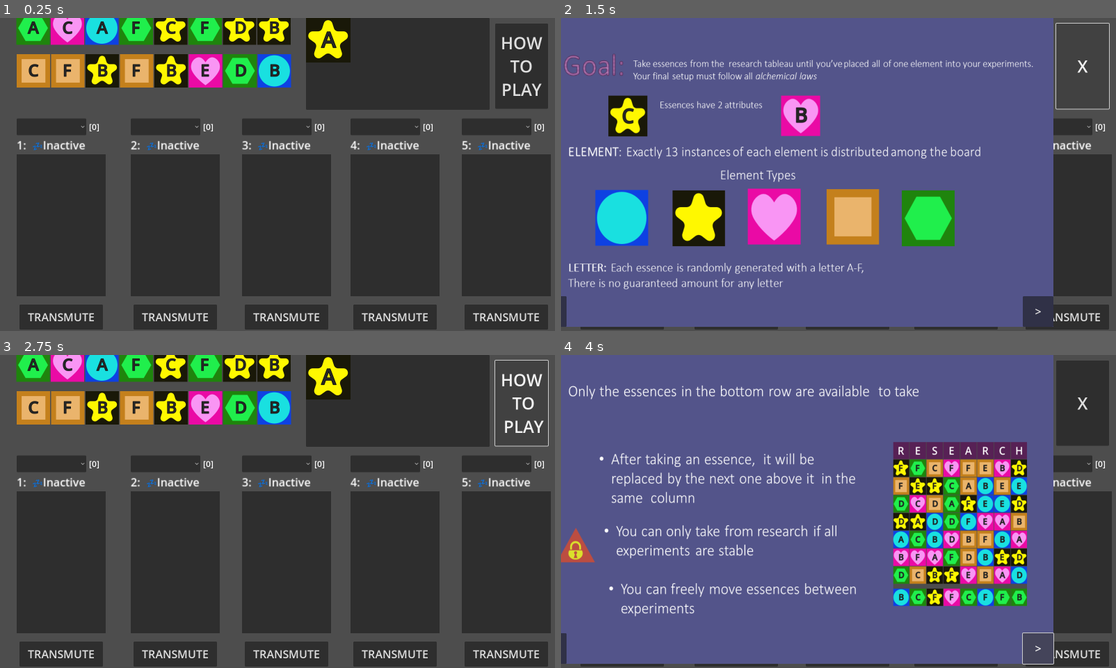
Above: before the commit, frames 1-4 (two rows, left to right).
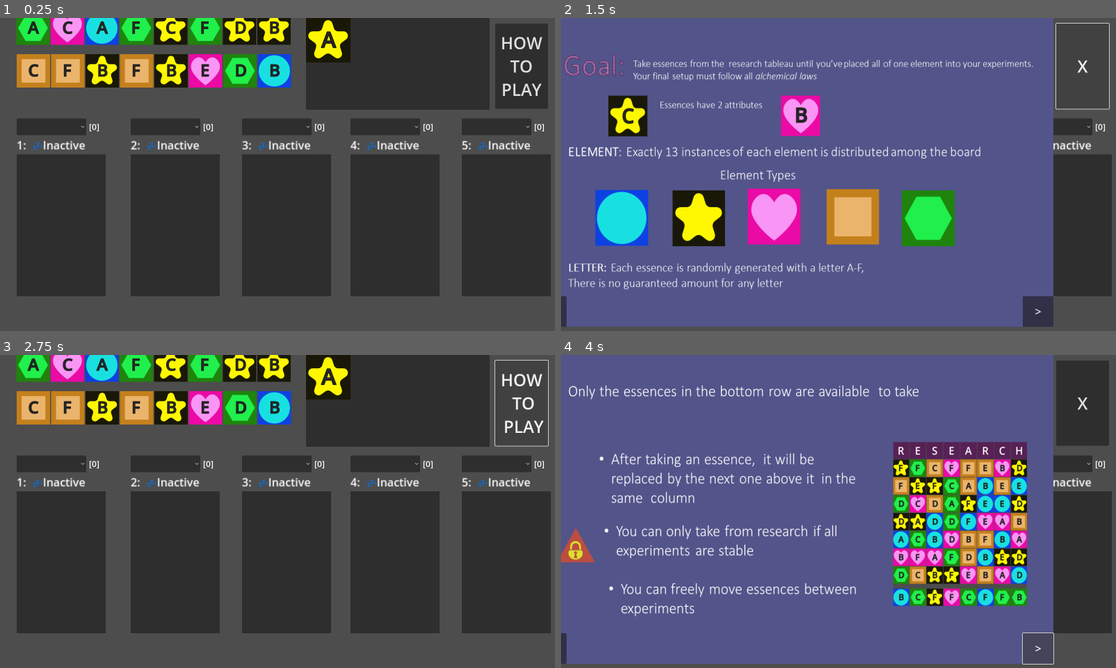
Above: after the commit, the same moments.

Repository: ninjacreeper47/Meriam-s-Trial
Game: Godot game, scene res://Levels/main.tscn
The game is run twice, just before and just after one commit, with the same random seed, the same clock (stepped at 60 frames per second) and the same inputs. Before the commit the project starts from res://main.tscn.
Inputs (mouse positions are in pixels of both pictures, inside the frame that each line leads up to):
- Up to frame 1 (0.25 s): no input
- Up to frame 2 (1.5 s): click (622, 318) at 0.5 s, where only the run before the commit has a clickable "TRANSMUTE"; click "HOW TO PLAY" at 1.25 s
- Up to frame 3 (2.75 s): click "X" at 2 s
- Up to frame 4 (4 s): click "HOW TO PLAY" at 2.75 s; click ">" at 3.5 s

The runs differ from the first frame. In frame 1, 5.9% of the frame differs, in the area x 3-99%, y 91-100%; in frame 2, 1.4%; in frame 3, 5.9%; in frame 4, 1.3%.

Commit message:
setup to start working on expert mode

Diff:
--- /dev/null
+++ b/Levels/expert_game.tscn
@@ -0,0 +1,230 @@
+[gd_scene load_steps=13 format=3 uid="uid://b22m8fv2tjqn6"]
+
+[ext_resource type="Script" path="res://screenshift.gd" id="1_oy18a"]
+[ext_resource type="PackedScene" uid="uid://xl4jsnrh5oll" path="res://research.tscn" id="2_2mxv5"]
+[ext_resource type="PackedScene" uid="uid://bq55k435edwi7" path="res://experiment_display.tscn" id="3_su3hc"]
+[ext_resource type="PackedScene" uid="uid://sd0cyqy52ykw" path="res://meta_status.tscn" id="4_nxo81"]
+[ext_resource type="PackedScene" uid="uid://bt0ytr2vo3k77" path="res://ingame_menu.tscn" id="5_d5ktv"]
+[ext_resource type="PackedScene" uid="uid://bydyuhkcwjusw" path="res://victory_progress_graph.tscn" id="6_lehdv"]
+[ext_resource type="Script" path="res://Storage.gd" id="7_lo5vi"]
+[ext_resource type="Script" path="res://TutorialButton.gd" id="8_cvqye"]
+[ext_resource type="Texture2D" uid="uid://bsh0bafsswi66" path="res://Assets/How to Play/Instructions/Slide1.PNG" id="9_8nqwn"]
+[ext_resource type="Script" path="res://howtoplay.gd" id="10_ejcph"]
+[ext_resource type="PackedScene" uid="uid://he48k77wuxff" path="res://victory_celebration.tscn" id="11_gw0lh"]
+
+[sub_resource type="LabelSettings" id="LabelSettings_tp21d"]
+font_size = 48
+
+[node name="Main" type="Node2D"]
+
+[node name="MyView" type="Camera2D" parent="."]
+position = Vector2(880, 450)
+script = ExtResource("1_oy18a")
+
+[node name="Game Screen" type="Control" parent="."]
+layout_mode = 3
+anchors_preset = 0
+offset_left = 880.0
+offset_top = 450.0
+offset_right = 920.0
+offset_bottom = 490.0
+
+[node name="Research" parent="Game Screen" instance=ExtResource("2_2mxv5")]
+offset_left = -880.0
+offset_top = -474.0
+offset_right = -840.0
+offset_bottom = -434.0
+
+[node name="ExperimentDisplay" parent="Game Screen" instance=ExtResource("3_su3hc")]
+offset_left = -752.0
+offset_top = -162.0
+offset_right = -496.0
+offset_bottom = 446.0
+
+[node name="ExperimentDisplay2" parent="Game Screen" instance=ExtResource("3_su3hc")]
+offset_left = -424.0
+offset_top = -162.0
+offset_right = -168.0
+offset_bottom = 446.0
+
+[node name="Experiment1" parent="Game Screen/ExperimentDisplay2/ExperimentBackground1" index="0"]
+ex_num = 2
+
+[node name="ExStatus" parent="Game Screen/ExperimentDisplay2" index="1"]
+text = "2:  💤Inactive "
+status_num = "2"
+
+[node name="ExperimentDisplay3" parent="Game Screen" instance=ExtResource("3_su3hc")]
+offset_left = -104.0
+offset_top = -162.0
+offset_right = 152.0
+offset_bottom = 446.0
+
+[node name="Experiment1" parent="Game Screen/ExperimentDisplay3/ExperimentBackground1" index="0"]
+ex_num = 3
+
+[node name="ExStatus" parent="Game Screen/ExperimentDisplay3" index="1"]
+text = "3:  💤Inactive "
+status_num = "3"
+
+[node name="ExperimentDisplay4" parent="Game Screen" instance=ExtResource("3_su3hc")]
+offset_left = 208.0
+offset_top = -162.0
+offset_right = 464.0
+offset_bottom = 446.0
+
+[node name="Experiment1" parent="Game Screen/ExperimentDisplay4/ExperimentBackground1" index="0"]
+ex_num = 4
+
+[node name="ExStatus" parent="Game Screen/ExperimentDisplay4" index="1"]
+text = "4:  💤Inactive "
+status_num = "4"
+
+[node name="ExperimentDisplay5" parent="Game Screen" instance=ExtResource("3_su3hc")]
+offset_left = 528.0
+offset_top = -162.0
+offset_right = 784.0
+offset_bottom = 446.0
+
+[node name="Experiment1" parent="Game Screen/ExperimentDisplay5/ExperimentBackground1" index="0"]
+ex_num = 5
+
+[node name="ExStatus" parent="Game Screen/ExperimentDisplay5" index="1"]
+text = "5:  💤Inactive "
+status_num = "5"
+
+[node name="Meta Status" parent="Game Screen" instance=ExtResource("4_nxo81")]
+layout_mode = 0
+offset_left = 88.0
+offset_top = -1050.0
+offset_right = 563.0
+offset_bottom = -882.0
+
+[node name="HelpContainer" type="TabContainer" parent="Game Screen"]
+layout_mode = 0
+offset_left = 80.0
+offset_top = -834.0
+offset_right = 648.0
+offset_bottom = -514.0
+
+[node name="Alchemic Laws" type="TextEdit" parent="Game Screen/HelpContainer"]
+layout_mode = 2
+theme_override_font_sizes/font_size = 20
+text = "1. Can not have an equal amount of the same attribute
+2. Can not have more of one attribute than
+ all the other attributes  of the same class combined
+
+Alchemic laws apply separately to elements,letters and
+experiment dice counts (if meta is active)
+-Only Active experiments are subject to alchemic laws
+-Experiments must have at least 3 dice to be active"
+editable = false
+context_menu_enabled = false
+shortcut_keys_enabled = false
+selecting_enabled = false
+deselect_on_focus_loss_enabled = false
+drag_and_drop_selection_enabled = false
+virtual_keyboard_enabled = false
+middle_mouse_paste_enabled = false
+
+[node name="Notes" type="TextEdit" parent="Game Screen/HelpContainer"]
+visible = false
+layout_mode = 2
+placeholder_text = "type anything you want here (does not persist between restarts)"
+drag_and_drop_selection_enabled = false
+
+[node name="Menu" parent="Game Screen/HelpContainer" instance=ExtResource("5_d5ktv")]
+visible = false
+layout_mode = 2
+
+[node name="Victory Progress" parent="Game Screen/HelpContainer" instance=ExtResource("6_lehdv")]
+visible = false
+layout_mode = 2
+
+[node name="StorageContainer" type="Control" parent="Game Screen"]
+layout_mode = 3
+anchors_preset = 0
+offset_left = -944.0
+offset_top = -490.0
+offset_right = -904.0
+offset_bottom = -450.0
+
+[node name="StorageBackground" type="PanelContainer" parent="Game Screen/StorageContainer"]
+layout_mode = 0
+offset_left = 1024.0
+offset_top = 40.0
+offset_right = 1552.0
+offset_bottom = 304.0
+
+[node name="Storage" type="GridContainer" parent="Game Screen/StorageContainer/StorageBackground"]
+layout_mode = 2
+columns = 4
+script = ExtResource("7_lo5vi")
+
+[node name="StorageLabel" type="Label" parent="Game Screen/StorageContainer"]
+layout_mode = 0
+offset_left = 1096.0
+offset_top = -32.0
+offset_right = 1333.0
+offset_bottom = 59.0
+text = "Storage"
+label_settings = SubResource("LabelSettings_tp21d")
+
+[node name="TutorialButton" type="Button" parent="Game Screen" node_paths=PackedStringArray("instructions")]
+layout_mode = 0
+offset_left = 624.0
+offset_top = -434.0
+offset_right = 776.0
+offset_bottom = -189.0
+theme_override_font_sizes/font_size = 48
+text = "HOW
+TO
+PLAY"
+script = ExtResource("8_cvqye")
+instructions = NodePath("../../Instructions")
+
+[node name="Instructions" type="Control" parent="."]
+visible = false
+layout_mode = 3
+anchors_preset = 0
+offset_right = 40.0
+offset_bottom = 40.0
+
+[node name="InstructionsDisplay" type="TextureRect" parent="Instructions"]
+layout_mode = 0
+offset_right = 1496.0
+offset_bottom = 888.0
+texture = ExtResource("9_8nqwn")
+expand_mode = 1
+script = ExtResource("10_ejcph")
+
+[node name="NextPage" type="Button" parent="Instructions/InstructionsDisplay"]
+layout_mode = 0
+offset_left = 1408.0
+offset_top = 800.0
+offset_right = 1496.0
+offset_bottom = 888.0
+theme_override_font_sizes/font_size = 32
+text = ">"
+
+[node name="PreviousPage" type="Button" parent="Instructions/InstructionsDisplay"]
+layout_mode = 0
+offset_left = 8.0
+offset_top = 800.0
+offset_right = 96.0
+offset_bottom = 888.0
+theme_override_font_sizes/font_size = 32
+text = "<"
+
+[node name="victorycelebration" parent="." instance=ExtResource("11_gw0lh")]
+visible = false
+position = Vector2(72, -48)
+
+[connection signal="pressed" from="Game Screen/TutorialButton" to="Game Screen/TutorialButton" method="_on_pressed"]
+[connection signal="pressed" from="Instructions/InstructionsDisplay/NextPage" to="Instructions/InstructionsDisplay" method="_next_page"]
+[connection signal="pressed" from="Instructions/InstructionsDisplay/PreviousPage" to="Instructions/InstructionsDisplay" method="_prev_page"]
+
+[editable path="Game Screen/ExperimentDisplay2"]
+[editable path="Game Screen/ExperimentDisplay3"]
+[editable path="Game Screen/ExperimentDisplay4"]
+[editable path="Game Screen/ExperimentDisplay5"]
--- a/main.tscn
+++ b/Levels/main.tscn
@@ -1,16 +1,11 @@
-[gd_scene load_steps=18 format=3 uid="uid://cvya4rcawkcxg"]
+[gd_scene load_steps=13 format=3 uid="uid://cvya4rcawkcxg"]
 
 [ext_resource type="Script" path="res://screenshift.gd" id="1_tdfog"]
 [ext_resource type="PackedScene" uid="uid://xl4jsnrh5oll" path="res://research.tscn" id="2_57rww"]
 [ext_resource type="PackedScene" uid="uid://bq55k435edwi7" path="res://experiment_display.tscn" id="3_wqano"]
 [ext_resource type="Script" path="res://Storage.gd" id="4_ky610"]
-[ext_resource type="Texture2D" uid="uid://dtwgdtcecjwxr" path="res://Assets/Water.svg" id="5_2g8eu"]
-[ext_resource type="Texture2D" uid="uid://c3ev2fwar7q8r" path="res://Assets/Metal.svg" id="5_g43vu"]
-[ext_resource type="Script" path="res://ProgressBars.gd" id="5_uedx0"]
-[ext_resource type="Texture2D" uid="uid://ckmghjoqor5x7" path="res://Assets/Plant.svg" id="6_iq6j7"]
+[ext_resource type="PackedScene" uid="uid://bydyuhkcwjusw" path="res://victory_progress_graph.tscn" id="6_lf7hv"]
 [ext_resource type="PackedScene" uid="uid://sd0cyqy52ykw" path="res://meta_status.tscn" id="6_qwf21"]
-[ext_resource type="Texture2D" uid="uid://p3thchowpw5y" path="res://Assets/Star.svg" id="7_mbdti"]
-[ext_resource type="Texture2D" uid="uid://bkw4b4xi8osu5" path="res://Assets/Friendship.svg" id="9_t62h7"]
 [ext_resource type="PackedScene" uid="uid://bt0ytr2vo3k77" path="res://ingame_menu.tscn" id="11_cjw6x"]
 [ext_resource type="Script" path="res://TutorialButton.gd" id="13_uul6k"]
 [ext_resource type="Texture2D" uid="uid://bsh0bafsswi66" path="res://Assets/How to Play/Instructions/Slide1.PNG" id="14_nqlfj"]
@@ -138,136 +133,9 @@
 placeholder_text = "type anything you want here (does not persist between restarts)"
 drag_and_drop_selection_enabled = false
 
-[node name="Victory Progress" type="Panel" parent="Game Screen/HelpContainer"]
-visible = false
-layout_mode = 2
-
-[node name="ProgressBars" type="VBoxContainer" parent="Game Screen/HelpContainer/Victory Progress"]
-layout_mode = 0
-offset_left = 16.0
-offset_top = 97.0
-offset_right = 560.0
-offset_bottom = 313.0
-script = ExtResource("5_uedx0")
-
-[node name="MetalProgress" type="Control" parent="Game Screen/HelpContainer/Victory Progress/ProgressBars"]
-custom_minimum_size = Vector2(0, 40)
-layout_mode = 2
-
-[node name="ProgressBar" type="ProgressBar" parent="Game Screen/HelpContainer/Victory Progress/ProgressBars/MetalProgress"]
-custom_minimum_size = Vector2(0, 40)
-layout_mode = 2
-offset_left = 56.0
-offset_top = -31.0
-offset_right = 544.0
-offset_bottom = -4.0
-max_value = 16.0
-step = 1.0
-
-[node name="TextureRect" type="TextureRect" parent="Game Screen/HelpContainer/Victory Progress/ProgressBars/MetalProgress"]
-layout_mode = 0
-offset_top = -32.0
-offset_right = 40.0
-offset_bottom = 8.0
-texture = ExtResource("5_g43vu")
-expand_mode = 1
-
-[node name="PlantProgress" type="Control" parent="Game Screen/HelpContainer/Victory Progress/ProgressBars"]
-custom_minimum_size = Vector2(0, 40)
-layout_mode = 2
-
-[node name="ProgressBar" type="ProgressBar" parent="Game Screen/HelpContainer/Victory Progress/ProgressBars/PlantProgress"]
-custom_minimum_size = Vector2(0, 40)
-layout_mode = 2
-offset_left = 56.0
-offset_top = -31.0
-offset_right = 544.0
-offset_bottom = -4.0
-max_value = 16.0
-step = 1.0
-
-[node name="TextureRect" type="TextureRect" parent="Game Screen/HelpContainer/Victory Progress/ProgressBars/PlantProgress"]
-layout_mode = 0
-offset_top = -32.0
-offset_right = 40.0
-offset_bottom = 8.0
-texture = ExtResource("6_iq6j7")
-expand_mode = 1
-
-[node name="StarProgress" type="Control" parent="Game Screen/HelpContainer/Victory Progress/ProgressBars"]
-custom_minimum_size = Vector2(0, 40)
-layout_mode = 2
-
-[node name="ProgressBar" type="ProgressBar" parent="Game Screen/HelpContainer/Victory Progress/ProgressBars/StarProgress"]
-custom_minimum_size = Vector2(0, 40)
-layout_mode = 2
-offset_left = 56.0
-offset_top = -31.0
-offset_right = 544.0
-offset_bottom = -4.0
-max_value = 16.0
-step = 1.0
-
-[node name="TextureRect" type="TextureRect" parent="Game Screen/HelpContainer/Victory Progress/ProgressBars/StarProgress"]
-layout_mode = 0
-offset_top = -32.0
-offset_right = 40.0
-offset_bottom = 8.0
-texture = ExtResource("7_mbdti")
-expand_mode = 1
-
-[node name="WaterProgress" type="Control" parent="Game Screen/HelpContainer/Victory Progress/ProgressBars"]
-custom_minimum_size = Vector2(0, 40)
-layout_mode = 2
-
-[node name="ProgressBar" type="ProgressBar" parent="Game Screen/HelpContainer/Victory Progress/ProgressBars/WaterProgress"]
-custom_minimum_size = Vector2(0, 40)
-layout_mode = 2
-offset_left = 56.0
-offset_top = -31.0
-offset_right = 544.0
-offset_bottom = -4.0
-max_value = 16.0
-step = 1.0
-
-[node name="TextureRect" type="TextureRect" parent="Game Screen/HelpContainer/Victory Progress/ProgressBars/WaterProgress"]
-layout_mode = 0
-offset_top = -32.0
-offset_right = 40.0
-offset_bottom = 8.0
-texture = ExtResource("5_2g8eu")
-expand_mode = 1
-
-[node name="FriendshipProgress" type="Control" parent="Game Screen/HelpContainer/Victory Progress/ProgressBars"]
-custom_minimum_size = Vector2(0, 40)
-layout_mode = 2
-
-[node name="ProgressBar" type="ProgressBar" parent="Game Screen/HelpContainer/Victory Progress/ProgressBars/FriendshipProgress"]
-custom_minimum_size = Vector2(0, 40)
-layout_mode = 2
-offset_left = 56.0
-offset_top = -31.0
-offset_right = 544.0
-offset_bottom = -4.0
-max_value = 16.0
-step = 1.0
-
-[node name="TextureRect" type="TextureRect" parent="Game Screen/HelpContainer/Victory Progress/ProgressBars/FriendshipProgress"]
-layout_mode = 0
-offset_top = -32.0
-offset_right = 40.0
-offset_bottom = 8.0
-texture = ExtResource("9_t62h7")
-expand_mode = 1
-
-[node name="VictoryRulesReminder" type="Label" parent="Game Screen/HelpContainer/Victory Progress"]
-layout_mode = 0
-offset_left = 24.0
-offset_top = 1.0
-offset_right = 552.0
-offset_bottom = 57.0
-text = "1.All experiments must be stable
-2. Your experiments must contain all 13 of any ONE element"
+[node name="Victory Progress" parent="Game Screen/HelpContainer" instance=ExtResource("6_lf7hv")]
+visible = false
+layout_mode = 2
 
 [node name="Menu" parent="Game Screen/HelpContainer" instance=ExtResource("11_cjw6x")]
 visible = false
--- a/alchemy.gd
+++ b/alchemy.gd
@@ -15,6 +15,9 @@
 var game_playing = true
 var queue_reset = false
 var forced_meta_threshold = 20
+
+#this should be set to true when the expert scene loads
+var expert_difficulty = false
 signal meta_breached
 signal game_won
 signal meta_counters_updated
@@ -30,7 +33,10 @@
 		essence_goals[goal] = 0
 	#essence_goals.clear()
 	get_tree().unload_current_scene()
-	get_tree().change_scene_to_file("res://main.tscn")
+	if (expert_difficulty):
+		get_tree().change_scene_to_file("res://Levels/expert_game.tscn")
+	else:
+		get_tree().change_scene_to_file("res://Levels/main.tscn")
 	queue_reset = false
 	#$Research.get_child(0)._spawn_balanced()
 # Called when the node enters the scene tree for the first time.
--- a/experiment_display.tscn
+++ b/experiment_display.tscn
@@ -53,37 +53,9 @@
 theme_override_font_sizes/font_size = 24
 text = "[0]"
 
-[node name="TransmuteButton" type="Button" parent="."]
-layout_mode = 0
-offset_left = 8.0
-offset_top = 536.0
-offset_right = 248.0
-offset_bottom = 608.0
-theme_override_font_sizes/font_size = 32
-text = "TRANSMUTE"
-
-[node name="ElementTransToggle" type="CheckButton" parent="."]
-layout_mode = 0
-offset_left = 16.0
-offset_top = 608.0
-offset_right = 128.0
-offset_bottom = 639.0
-text = "Element"
-
-[node name="LetterTransToggle" type="CheckButton" parent="."]
-layout_mode = 0
-offset_left = 136.0
-offset_top = 608.0
-offset_right = 232.0
-offset_bottom = 639.0
-text = "Letter"
-
 [connection signal="activated" from="ExperimentBackground1/Experiment1" to="ExStatus" method="_on_activated"]
 [connection signal="inactive" from="ExperimentBackground1/Experiment1" to="ExStatus" method="_on_inactive"]
 [connection signal="kudu_breached" from="ExperimentBackground1/Experiment1" to="ExStatus" method="_on_kudu_breached"]
 [connection signal="qluix_breached" from="ExperimentBackground1/Experiment1" to="ExStatus" method="_on_qluix_breached"]
 [connection signal="stabilized" from="ExperimentBackground1/Experiment1" to="ExStatus" method="_on_stablized"]
 [connection signal="item_selected" from="SortChoice" to="ExperimentBackground1/Experiment1" method="_on_sort_choice_item_selected"]
-[connection signal="pressed" from="TransmuteButton" to="ExperimentBackground1/Experiment1" method="_transmute"]
-[connection signal="pressed" from="ElementTransToggle" to="ExperimentBackground1/Experiment1" method="_on_type_trans_toggle"]
-[connection signal="pressed" from="LetterTransToggle" to="ExperimentBackground1/Experiment1" method="_on_value_trans_toggle"]
--- a/project.godot
+++ b/project.godot
@@ -11,7 +11,7 @@
 [application]
 
 config/name="Meriam's Trial"
-run/main_scene="res://main.tscn"
+run/main_scene="res://Levels/main.tscn"
 config/features=PackedStringArray("4.1", "GL Compatibility")
 config/icon="res://icon.svg"
 
--- /dev/null
+++ b/victory_progress_graph.tscn
@@ -0,0 +1,137 @@
+[gd_scene load_steps=7 format=3 uid="uid://bydyuhkcwjusw"]
+
+[ext_resource type="Script" path="res://ProgressBars.gd" id="1_6vktx"]
+[ext_resource type="Texture2D" uid="uid://c3ev2fwar7q8r" path="res://Assets/Metal.svg" id="2_0p825"]
+[ext_resource type="Texture2D" uid="uid://ckmghjoqor5x7" path="res://Assets/Plant.svg" id="3_375vm"]
+[ext_resource type="Texture2D" uid="uid://p3thchowpw5y" path="res://Assets/Star.svg" id="4_pttvc"]
+[ext_resource type="Texture2D" uid="uid://dtwgdtcecjwxr" path="res://Assets/Water.svg" id="5_y6f6k"]
+[ext_resource type="Texture2D" uid="uid://bkw4b4xi8osu5" path="res://Assets/Friendship.svg" id="6_u545v"]
+
+[node name="Victory Progress" type="Panel"]
+
+[node name="ProgressBars" type="VBoxContainer" parent="."]
+layout_mode = 0
+offset_left = 16.0
+offset_top = 97.0
+offset_right = 560.0
+offset_bottom = 313.0
+script = ExtResource("1_6vktx")
+
+[node name="MetalProgress" type="Control" parent="ProgressBars"]
+custom_minimum_size = Vector2(0, 40)
+layout_mode = 2
+
+[node name="ProgressBar" type="ProgressBar" parent="ProgressBars/MetalProgress"]
+custom_minimum_size = Vector2(0, 40)
+layout_mode = 2
+offset_left = 56.0
+offset_top = -31.0
+offset_right = 544.0
+offset_bottom = -4.0
+max_value = 13.0
+step = 1.0
+
+[node name="TextureRect" type="TextureRect" parent="ProgressBars/MetalProgress"]
+layout_mode = 0
+offset_top = -32.0
+offset_right = 40.0
+offset_bottom = 8.0
+texture = ExtResource("2_0p825")
+expand_mode = 1
+
+[node name="PlantProgress" type="Control" parent="ProgressBars"]
+custom_minimum_size = Vector2(0, 40)
+layout_mode = 2
+
+[node name="ProgressBar" type="ProgressBar" parent="ProgressBars/PlantProgress"]
+custom_minimum_size = Vector2(0, 40)
+layout_mode = 2
+offset_left = 56.0
+offset_top = -31.0
+offset_right = 544.0
+offset_bottom = -4.0
+max_value = 13.0
+step = 1.0
+
+[node name="TextureRect" type="TextureRect" parent="ProgressBars/PlantProgress"]
+layout_mode = 0
+offset_top = -32.0
+offset_right = 40.0
+offset_bottom = 8.0
+texture = ExtResource("3_375vm")
+expand_mode = 1
+
+[node name="StarProgress" type="Control" parent="ProgressBars"]
+custom_minimum_size = Vector2(0, 40)
+layout_mode = 2
+
+[node name="ProgressBar" type="ProgressBar" parent="ProgressBars/StarProgress"]
+custom_minimum_size = Vector2(0, 40)
+layout_mode = 2
+offset_left = 56.0
+offset_top = -31.0
+offset_right = 544.0
+offset_bottom = -4.0
+max_value = 13.0
+step = 1.0
+
+[node name="TextureRect" type="TextureRect" parent="ProgressBars/StarProgress"]
+layout_mode = 0
+offset_top = -32.0
+offset_right = 40.0
+offset_bottom = 8.0
+texture = ExtResource("4_pttvc")
+expand_mode = 1
+
+[node name="WaterProgress" type="Control" parent="ProgressBars"]
+custom_minimum_size = Vector2(0, 40)
+layout_mode = 2
+
+[node name="ProgressBar" type="ProgressBar" parent="ProgressBars/WaterProgress"]
+custom_minimum_size = Vector2(0, 40)
+layout_mode = 2
+offset_left = 56.0
+offset_top = -31.0
+offset_right = 544.0
+offset_bottom = -4.0
+max_value = 13.0
+step = 1.0
+
+[node name="TextureRect" type="TextureRect" parent="ProgressBars/WaterProgress"]
+layout_mode = 0
+offset_top = -32.0
+offset_right = 40.0
+offset_bottom = 8.0
+texture = ExtResource("5_y6f6k")
+expand_mode = 1
+
+[node name="FriendshipProgress" type="Control" parent="ProgressBars"]
+custom_minimum_size = Vector2(0, 40)
+layout_mode = 2
+
+[node name="ProgressBar" type="ProgressBar" parent="ProgressBars/FriendshipProgress"]
+custom_minimum_size = Vector2(0, 40)
+layout_mode = 2
+offset_left = 56.0
+offset_top = -31.0
+offset_right = 544.0
+offset_bottom = -4.0
+max_value = 13.0
+step = 1.0
+
+[node name="TextureRect" type="TextureRect" parent="ProgressBars/FriendshipProgress"]
+layout_mode = 0
+offset_top = -32.0
+offset_right = 40.0
+offset_bottom = 8.0
+texture = ExtResource("6_u545v")
+expand_mode = 1
+
+[node name="VictoryRulesReminder" type="Label" parent="."]
+layout_mode = 0
+offset_left = 24.0
+offset_top = 1.0
+offset_right = 552.0
+offset_bottom = 57.0
+text = "1.All experiments must be stable
+2. Your experiments must contain all 13 of any ONE element"
